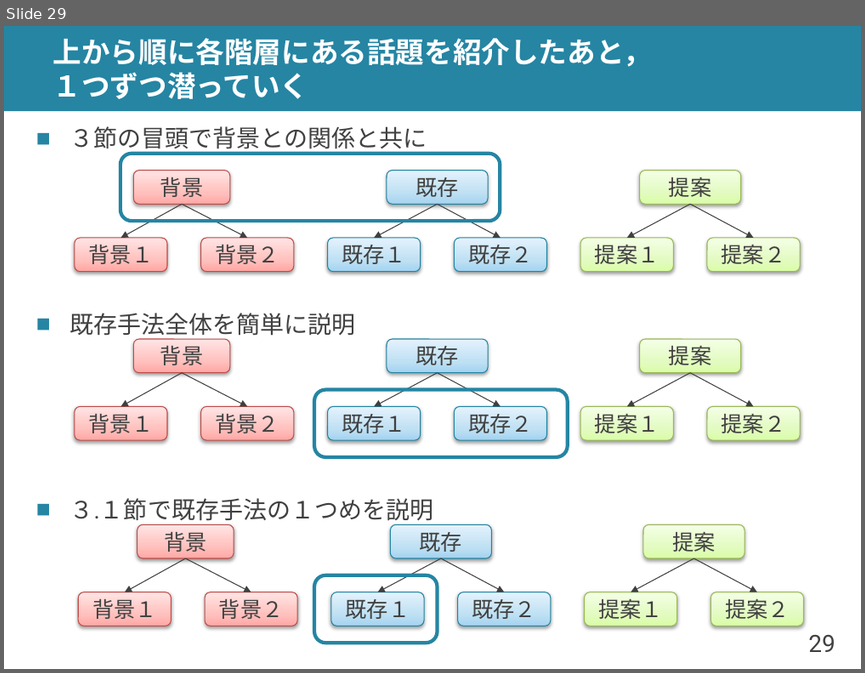
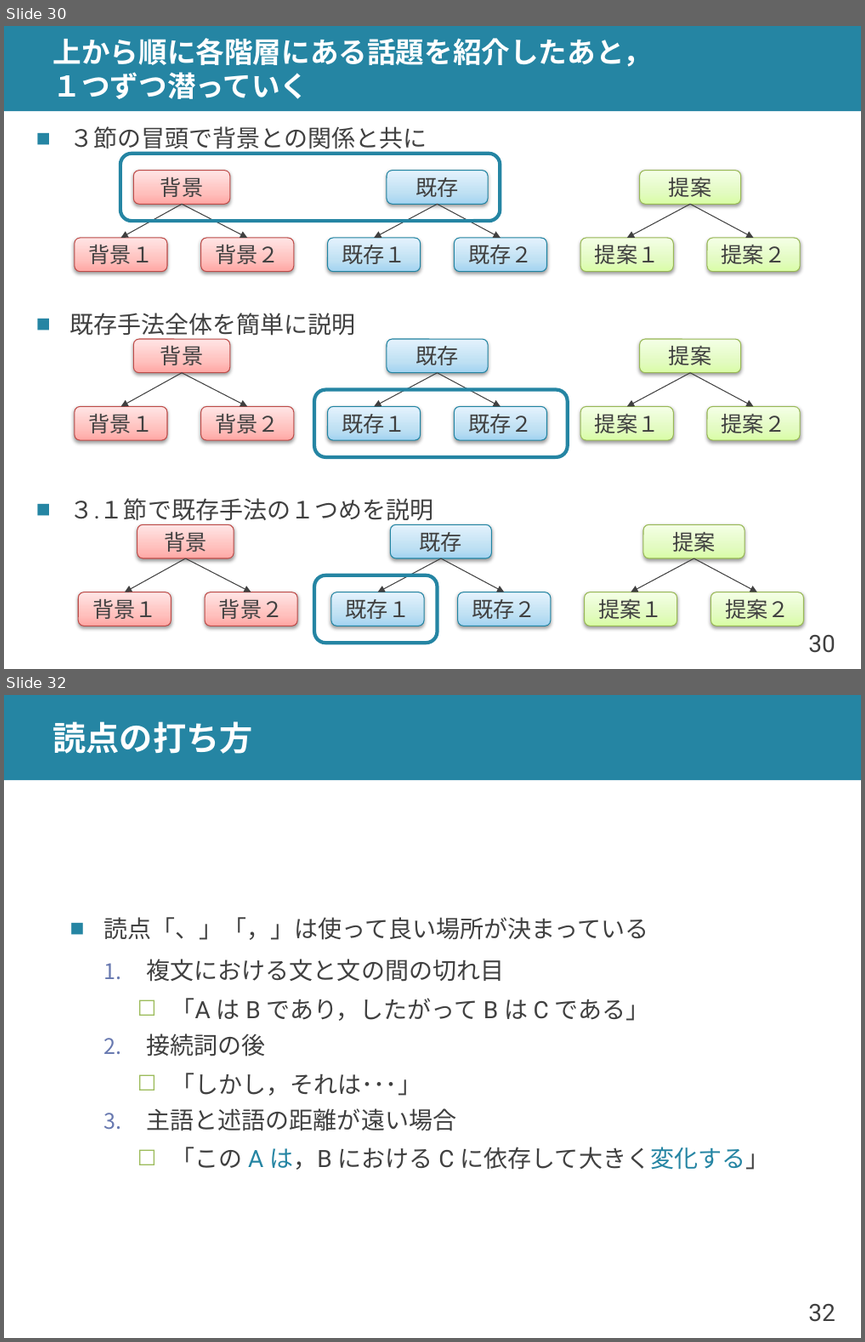
Before and after one commit to shioya-lab/how-to, a slide deck: writing.pptx. Shown one above the other, each under a label of ours: slide 29 before the commit, slides 30 and 32 after it; the slides between them are not shown. The pictures are 865x673 and 865x1342 pixels, drawn with LibreOffice and Linux fonts; fonts in the diff are those of the drawing. Boxes give left, top, right and bottom in pixels: in the first picture for what was removed or moved away, otherwise in the second. Text is boxed around its words. In the diff, an @@ line names an element or a change of style, - is before the commit and + after.

```diff
--- a/writing.pptx
+++ b/writing.pptx
@@ slide 32 added at [4,695,861,1338], background #FFFFFF; not listed: 2 template elements that a slide beside it also shows @@
@@ title added at [53,721,253,754], 28 pt, text #FFFFFF, bold @@
+読点の打ち方
@@ text added at [103,917,770,1169], 20 pt, text #404040 @@
+■ 読点「、」「，」は使って良い場所が決まっている
+  1. 複文における文と文の間の切れ目
+    ☐ 「A は B であり，したがって B は C である」
+  2. 接続詞の後
+    ☐ 「しかし，それは･･･」
+  3. 主語と述語の距離が遠い場合
+    ☐ 「この A は，B における C に依存して大きく変化する」
@@ what was slide 29 is now slide 30 @@
@@ page number at [808,635,834,652]: text changed @@
-29
+30
```
Also in this commit, not shown: 1 slide changed, 3 other slides added.
